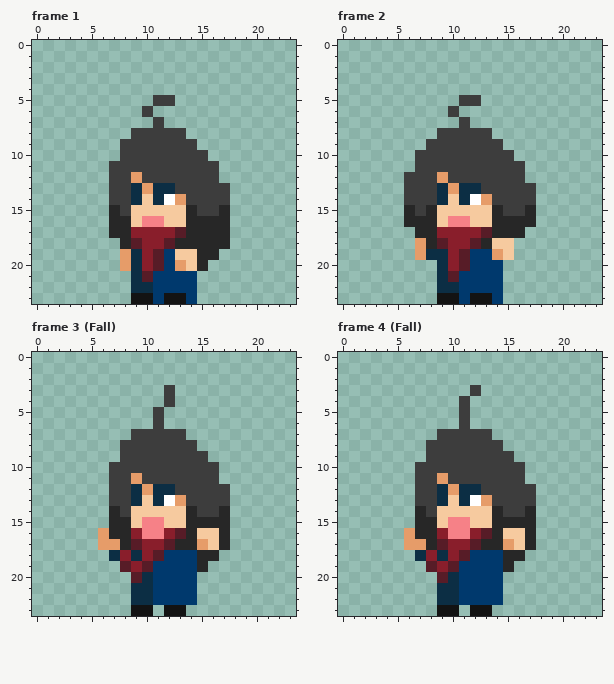
One commit to this pixel-art file: art/player/girl.aseprite. This is how it looked before the edit.
24x24 pixels, 16 frames. Shown: frame 1, frame 2, frame 3 (Fall), frame 4 (Fall). The commit also changed other frames, which this record leaves out.
And afterwards:
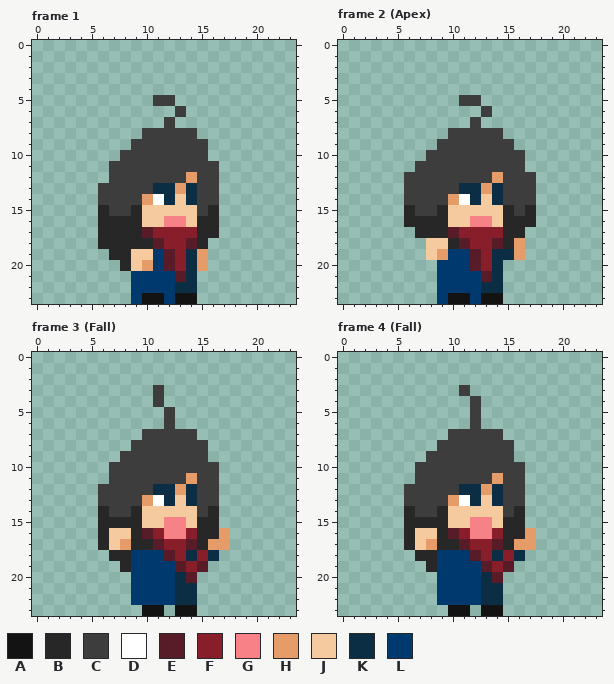
Palette (. is transparent): A #131313  B #272727  C #3d3d3d  D #ffffff  E #571c27  F #891e2b  G #f68187  H #e69c69  J #f6ca9f  K #0c2e44  L #00396d
Diff:
Frame 1:
y 6: x 10 C -> .; x 13 . -> C
y 7: x 11..12 C. -> .C
y 8: x 9 C -> .; x 14 . -> C
y 9: x 8 C -> .; x 15 . -> C
y 12: x 9 H -> C; x 14 C -> H
y 13: x 6 . -> C; x 9..10 KH -> CC; x 13..14 CC -> HK; x 17 C -> .
y 14: x 6 . -> C; x 9..14 KJKDHC -> CHDKJK; x 17 C -> .
y 15: x 6..7 .B -> BC; x 9 J -> B; x 14 B -> J; x 16..17 CB -> B.
y 16: x 6 . -> B; x 9..14 JGGJJB -> BJJGGJ; x 17 B -> .
y 17: x 6 . -> B; x 9..10 FF -> BE; x 13..14 EB -> FF; x 17 B -> .
y 18: x 6..7 .. -> BB; x 9..14 EFFEBB -> BBEFFE; x 16..17 BB -> ..
y 19: x 7..16 .HKFELJJBB -> BBJJLEFKH.
y 20: x 8..15 HKFELHJB -> BJHLEFKH
y 21: x 9..10 KE -> LL; x 13..14 LL -> EK
y 22: x 9..10 KK -> LL; x 13..14 LL -> KK
y 23: x 9 A -> L; x 11..12 LA -> AL; x 14 L -> A
Frame 2 (Apex):
y 6: x 10 C -> .; x 13 . -> C
y 7: x 11..12 C. -> .C
y 8: x 9 C -> .; x 14 . -> C
y 9: x 8 C -> .; x 15 . -> C
y 10: x 7 C -> .; x 16 . -> C
y 12: x 9 H -> C; x 14 C -> H; x 17 . -> C
y 13: x 9..10 KH -> CC; x 13..14 CC -> HK
y 14: x 9..14 KJKDHC -> CHDKJK
y 15: x 8..9 BJ -> CB; x 14..15 BC -> JB
y 16: x 9..14 JGGJJB -> BJJGGJ
y 17: x 9..10 FF -> BE; x 13..14 EB -> FF
y 18: x 7..16 HBEFFEBJJ. -> .JJBEFFEBH
y 19: x 7..16 HKKFELLHJ. -> .JHLLEFKKH
y 20: x 9..14 KFELLL -> LLLEFK
y 21: x 9..10 KE -> LL; x 13..14 LL -> EK
y 22: x 9..10 KK -> LL; x 13..14 LL -> KK
y 23: x 9 A -> L; x 11..12 LA -> AL; x 14 L -> A
Frame 3 (Fall):
y 3..4: x 11..12 .C -> C.
y 5..6: x 11..12 C. -> .C
y 7: x 9 C -> .; x 14 . -> C
y 8: x 8 C -> .; x 15 . -> C
y 11: x 9 H -> C; x 14 C -> H
y 12: x 6 . -> C; x 9..10 KH -> CC; x 13..14 CC -> HK; x 17 C -> .
y 13: x 6 . -> C; x 9..14 KJKDHC -> CHDKJK; x 17 C -> .
y 14: x 6..7 .B -> BC; x 9 J -> B; x 14 B -> J; x 16..17 CB -> B.
y 15: x 6 . -> B; x 9..14 JGGJJB -> BJJGGJ; x 17 B -> .
y 16: x 6..17 HBBFGGFEBJJB -> BJJBEFGGFBBH
y 17: x 6..17 HHBEFFEBBHJB -> BJHBBEFFEBHH
y 18: x 7..16 KFKFELLLBB -> BBLLLEFKFK
y 19: x 8..10 EFE -> BLL; x 13..15 LLB -> EFE
y 20: x 9..10 EK -> LL; x 13..14 LL -> KE
y 21..22: x 9..10 KK -> LL; x 13..14 LL -> KK
y 23: x 9 A -> .; x 11..12 .A -> A.; x 14 . -> A
Frame 4 (Fall):
y 3: x 11..12 .C -> C.
y 4..6: x 11..12 C. -> .C
y 7: x 9 C -> .; x 14 . -> C
y 8: x 8 C -> .; x 15 . -> C
y 11: x 9 H -> C; x 14 C -> H
y 12: x 6 . -> C; x 9..10 KH -> CC; x 13..14 CC -> HK; x 17 C -> .
y 13: x 6 . -> C; x 9..14 KJKDHC -> CHDKJK; x 17 C -> .
y 14: x 6..7 .B -> BC; x 9 J -> B; x 14 B -> J; x 16..17 CB -> B.
y 15: x 6 . -> B; x 9..14 JGGJJB -> BJJGGJ; x 17 B -> .
y 16: x 6..17 HBBFGGFEBJJB -> BJJBEFGGFBBH
y 17: x 6..17 HHBEFFEBBHJB -> BJHBBEFFEBHH
y 18: x 7..16 KFKFELLLBB -> BBLLLEFKFK
y 19: x 8..10 EFE -> BLL; x 13..15 LLB -> EFE
y 20: x 9..10 EK -> LL; x 13..14 LL -> KE
y 21..22: x 9..10 KK -> LL; x 13..14 LL -> KK
y 23: x 9 A -> .; x 11..12 .A -> A.; x 14 . -> A
